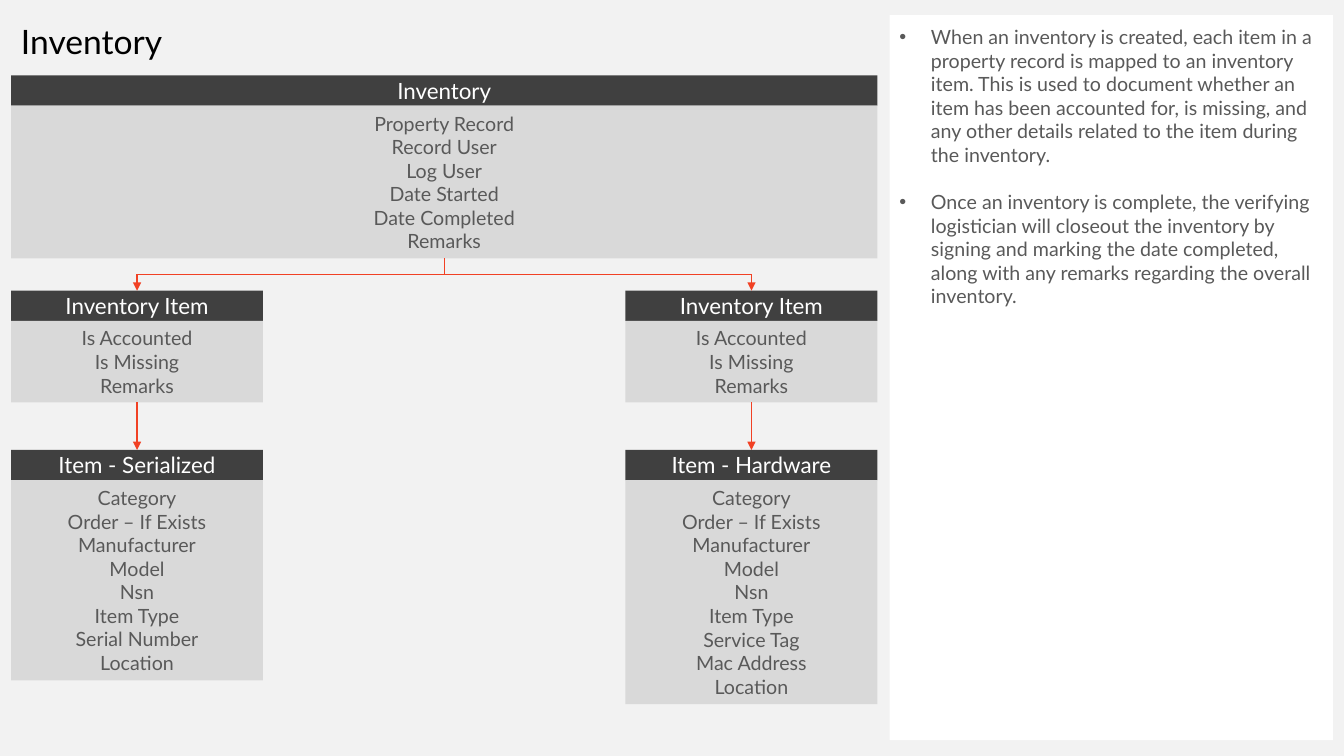
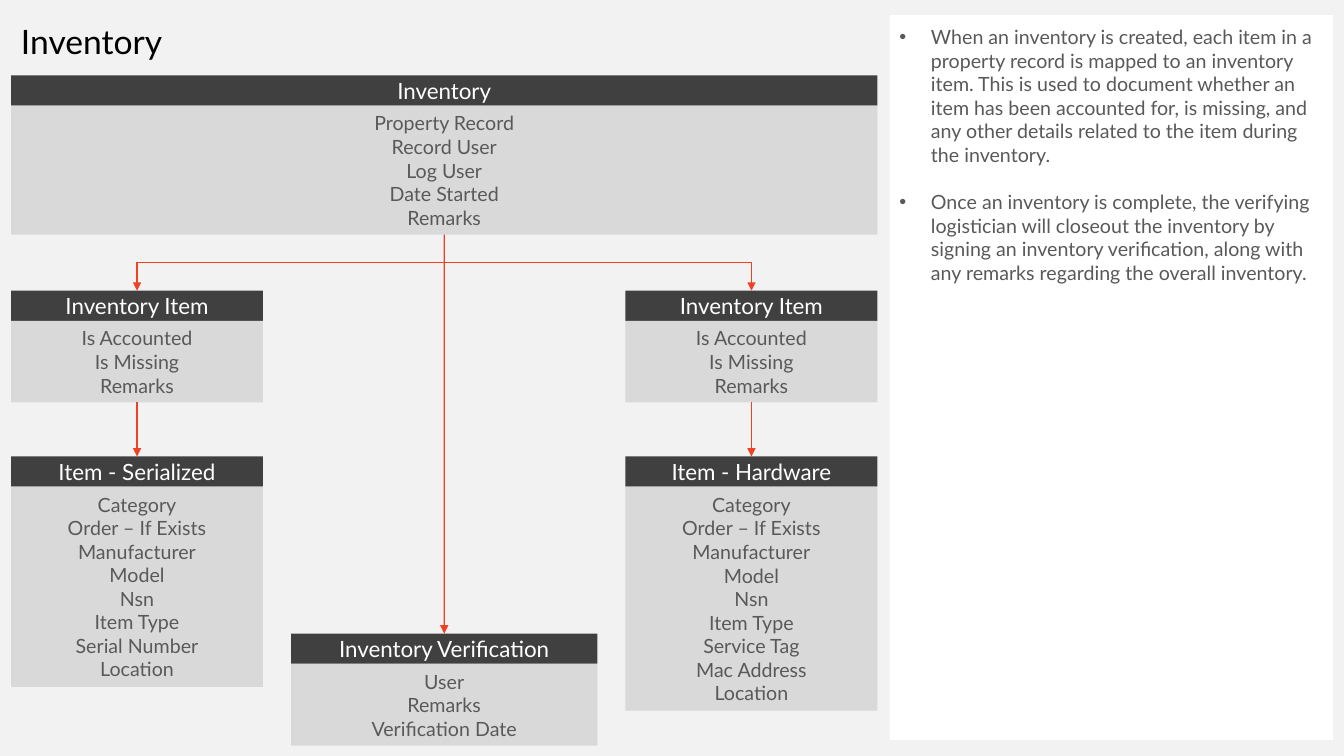
Before and after one commit to ssdooley/logistics-db-planning, a slide deck: slide 7 of documents/logistics-workflow.pptx. Drawn at 1344x756 pixels with LibreOffice and Linux fonts; fonts in the diff are those of the drawing. Boxes give left, top, right and bottom in pixels: in the first picture for what was removed or moved away, otherwise in the second. Text is boxed around its words. In the diff, an @@ line names an element or a change of style, - is before the commit and + after.

```diff
--- a/documents/logistics-workflow.pptx
+++ b/documents/logistics-workflow.pptx
@@ rectangle "Property Record": place and size @@
-rectangle "Property Record" at [11, 106, 877, 258]
+rectangle "Property Record" at [11, 106, 877, 235]
@@ text in rectangle at [931, 194, 1310, 284]: text changed @@
-• Once an inventory is complete, the verifying logistician will closeout the inventory by signing and marking the date completed, along with any remarks regarding the overall inventory.
+• Once an inventory is complete, the verifying logistician will closeout the inventory by signing an inventory verification, along with any remarks regarding the overall inventory.
@@ elbow arrow moved from (445, 258) - (137, 290) to (445, 235) - (137, 290) @@
@@ text in rectangle at [374, 210, 514, 229]: paragraph removed @@
-Date Completed
@@ elbow arrow moved from (445, 258) - (751, 290) to (445, 235) - (751, 290) @@
@@ arrow added from (445, 235) to (445, 634), #F14124 1 pt @@
@@ arrow moved from (137, 402) - (137, 450) to (137, 402) - (137, 457) @@
@@ arrow moved from (751, 402) - (751, 450) to (751, 402) - (751, 457) @@
@@ 4 rectangles: place and size @@
-4 rectangles at [11, 450, 877, 704]
+4 rectangles at [11, 457, 877, 711]
@@ rectangle added at [291, 634, 598, 664], fill #404040, 16 pt, text #FFFFFF @@
+Inventory Verification
@@ rectangle added at [291, 664, 598, 746], fill #D9D9D9, 14 pt, text #595959 @@
+User
+Remarks
+Verification Date
```
Also in this commit, not shown: 1 slide added, 29 other files.
